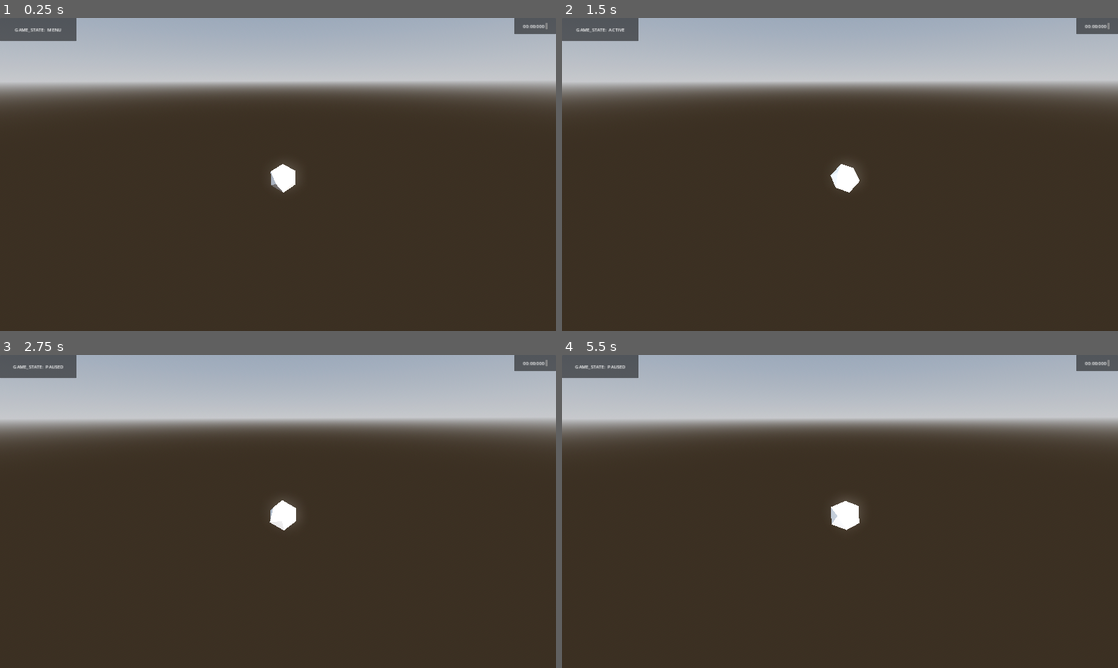
Above: before the commit, frames 1-4 (two rows, left to right).
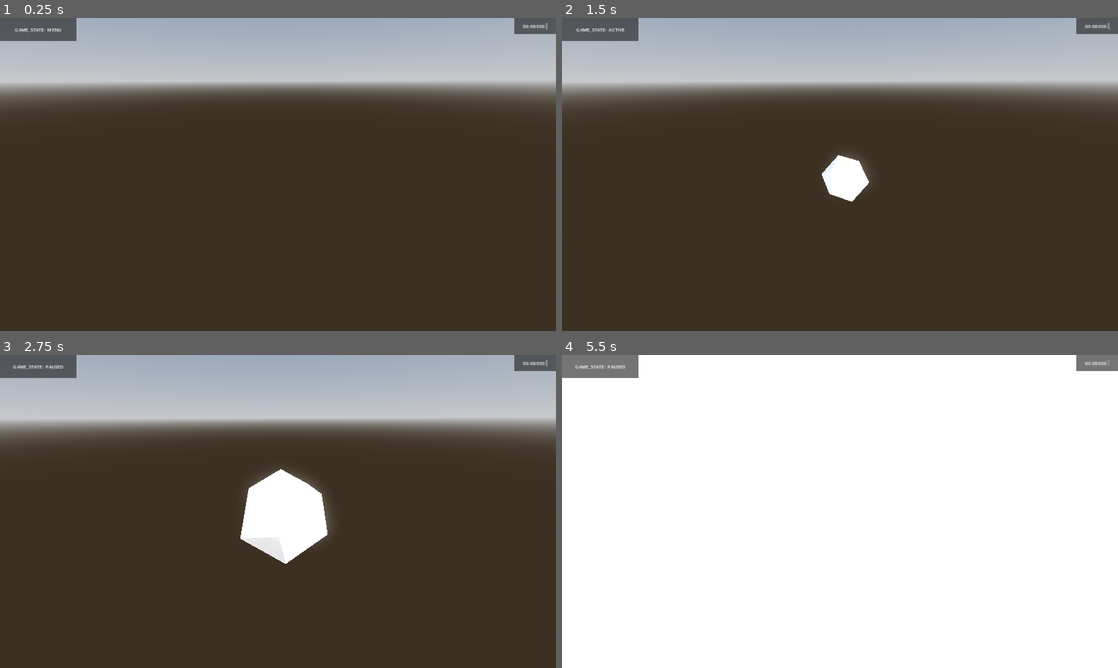
Above: after the commit, the same moments.

Repository: akorzunin/SuperIcosahedron
Game: Godot game, scene res://scenes/Main.tscn
Same seed, same stepped clock (60 frames per second), same inputs: the game is played once before the commit and once after it.
Inputs:
- Up to frame 1 (0.25 s): no input
- Up to frame 2 (1.5 s): tap Enter (ui_accept) at 0.5, 0.6, 0.77, 1.07, 1.35 s; hold Right (ui_right) 0.53-1.28 s; hold Down (ui_down) from 1.28 s (still down)
- Up to frame 3 (2.75 s): tap Enter (ui_accept) at 1.52, 1.82, 2.1 s; release Down (ui_down) at 2.03 s; hold Right (ui_right) from 2.03 s (still down)
- Up to frame 4 (5.5 s): release Right (ui_right) at 2.78 s; hold Up (ui_up) 2.78-3.53 s; tap Enter (ui_accept) at 2.85, 3.02, 3.32, 3.6, 3.77, 4.07, 4.35, 4.52, 4.82, 5.1 s; hold Left (ui_left) 3.53-5.03 s; tap Escape (ui_cancel) at 4.15 s; hold Down (ui_down) from 5.03 s (still down)

The runs differ from the first frame. In frame 1, 0.3% of the frame differs, in the area x 48-54%, y 46-56%; in frame 2, 0.6%; in frame 3, 3.1%; in frame 4, 100%, in the area x 0-100%, y 0-100%.

Commit message:
fix: game start events

Diff:
--- a/icosahedron/MeshIcosahedron.gd
+++ b/icosahedron/MeshIcosahedron.gd
@@ -1,21 +1,22 @@
 class_name MeshIcosahedron
 extends MeshInstance3D
 
-@export var SCALE_FACTOR := 1.001
-@export var scaling_enabled = false
+@export var SCALE_FACTOR := 1.009
+@export var scaling_enabled = true
 @onready var main: Main = get_node("/root/Main")
 
 # Called when the node enters the scene tree for the first time.
 func _ready() -> void:
-    main.signals.game_state_changed.connect(_change_scaling)
+    #main.signals.game_state_changed.connect(_change_scaling)
+    pass
 
 # Called every frame. 'delta' is the elapsed time since the previous frame.
 func _process(delta: float) -> void:
     if scaling_enabled:
         scale_object_local(Vector3(SCALE_FACTOR, SCALE_FACTOR, SCALE_FACTOR, ))
 
-func _change_scaling(gs: G.GameState):
-    if gs == G.GameState.GAME_ACTIVE:
-        scaling_enabled = true
-    else:
-        scaling_enabled = false
+#func _change_scaling(gs: G.GameState):
+    #if gs == G.GameState.GAME_ACTIVE:
+        #scaling_enabled = true
+    #else:
+        #scaling_enabled = false
--- a/scenes/FigureSpawner.gd
+++ b/scenes/FigureSpawner.gd
@@ -1,6 +1,10 @@
 extends Marker3D
 
-
+signal spawn_figure(figure: Figure)
+@onready var main: Main = $'..'
+const ICOSAHEDRON = preload('res://icosahedron/Icosahedron.tscn')
+class Figure:
+    var type: String = "new"
 # Called when the node enters the scene tree for the first time.
 func _ready() -> void:
     pass # Replace with function body.
@@ -9,3 +13,14 @@
 # Called every frame. 'delta' is the elapsed time since the previous frame.
 func _process(delta: float) -> void:
     pass
+
+
+func _on_spawn_figure(figure: Figure) -> void:
+    if figure.type == "new":
+        var new_figure := ICOSAHEDRON.instantiate()
+        main.add_child(new_figure)
+
+
+func _on_signals_start_game() -> void:
+    spawn_figure.emit(Figure.new())
+    pass # Replace with function body.
--- /dev/null
+++ b/scenes/GameStateManager.gd
@@ -0,0 +1,22 @@
+extends Node
+
+@export var _game_state: G.GameState = G.GameState.GAME_MENU
+
+@onready var main: Main = $ '..'
+@onready var game_state_label: Label = $ '../Gui/GameStatePanel/VBoxContainer/HFlowContainer/GameStateLabel'
+
+# Called when the node enters the scene tree for the first time.
+func _ready() -> void:
+    game_state_label.set_text(G.GameStateNames[_game_state])
+
+
+# Called every frame. 'delta' is the elapsed time since the previous frame.
+func _process(delta: float) -> void:
+    pass
+
+
+func _on_signals_game_state_changed(game_state: G.GameState) -> void:
+    game_state_label.set_text(G.GameStateNames[game_state])
+    if _game_state == G.GameState.GAME_MENU and game_state == G.GameState.GAME_ACTIVE:
+        main.signals.start_game.emit()
+    pass  # Replace with function body.
--- a/scenes/Main.gd
+++ b/scenes/Main.gd
@@ -3,7 +3,6 @@
 
 
 @export var game_state: G.GameState = G.GameState.GAME_MENU
-@onready var game_state_label = $Gui/GameStatePanel/VBoxContainer/HFlowContainer/GameStateLabel
 var IcosahedronPath = load('res://icosahedron/Icosahedron.tscn')
 @onready var signals: Node = $Signals
 
@@ -15,9 +14,9 @@
     signals = signals
     var initial_game_state := G.GameState.GAME_MENU
     signals.game_state_changed.emit(initial_game_state)
-    game_state_label.set_text(G.GameStateNames[initial_game_state])
-    var icosahedron = IcosahedronPath.instantiate()
-    add_child(icosahedron)
+
+    # var icosahedron = IcosahedronPath.instantiate()
+    # add_child(icosahedron)
 
 
 # Called every frame. 'delta' is the elapsed time since the previous frame.
@@ -33,6 +32,5 @@
             setGameState(G.GameState.GAME_ACTIVE)
 
 func setGameState(_game_state: G.GameState) -> void:
+    signals.game_state_changed.emit(_game_state)
     game_state = _game_state
-    game_state_label.set_text(G.GameStateNames[_game_state])
-    signals.game_state_changed.emit(_game_state)
--- a/scenes/Main.tscn
+++ b/scenes/Main.tscn
@@ -1,10 +1,11 @@
-[gd_scene load_steps=10 format=3 uid="uid://da0i5mvi5peld"]
+[gd_scene load_steps=11 format=3 uid="uid://da0i5mvi5peld"]
 
 [ext_resource type="Script" path="res://scenes/Main.gd" id="1_pfxim"]
 [ext_resource type="Script" path="res://icosahedron/icosahedron.gd" id="2_334ip"]
 [ext_resource type="PackedScene" uid="uid://dwlgl8js0ir3" path="res://octaeder/octaeder.gltf" id="3_16rh7"]
 [ext_resource type="Script" path="res://scenes/FigureSpawner.gd" id="4_kdf15"]
 [ext_resource type="Script" path="res://scenes/Signals.gd" id="5_ano1o"]
+[ext_resource type="Script" path="res://scenes/GameStateManager.gd" id="6_3ppd5"]
 
 [sub_resource type="ProceduralSkyMaterial" id="ProceduralSkyMaterial_yo2jy"]
 sky_horizon_color = Color(0.64625, 0.65575, 0.67075, 1)
@@ -110,3 +111,10 @@
 [node name="Signals" type="Node" parent="."]
 unique_name_in_owner = true
 script = ExtResource("5_ano1o")
+
+[node name="GameStateManager" type="Node" parent="."]
+script = ExtResource("6_3ppd5")
+
+[connection signal="spawn_figure" from="FigureSpawner" to="FigureSpawner" method="_on_spawn_figure"]
+[connection signal="game_state_changed" from="Signals" to="GameStateManager" method="_on_signals_game_state_changed"]
+[connection signal="start_game" from="Signals" to="FigureSpawner" method="_on_signals_start_game"]
--- a/scenes/Signals.gd
+++ b/scenes/Signals.gd
@@ -3,6 +3,7 @@
 
 signal game_state_changed(game_state: G.GameState)
 signal spawn_figure(figure: Figure)
+signal start_game
 
 class Figure:
     var type: String = "new"
